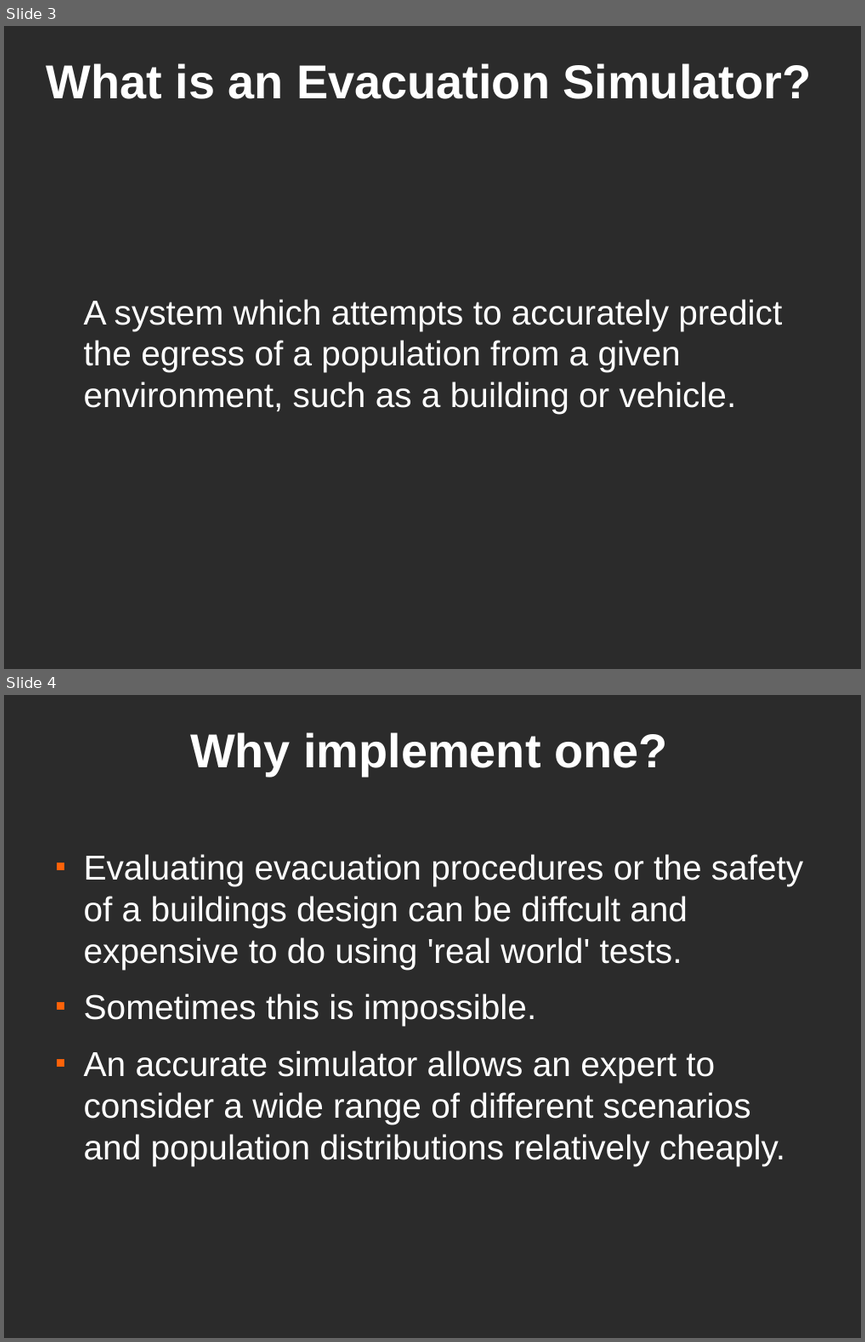
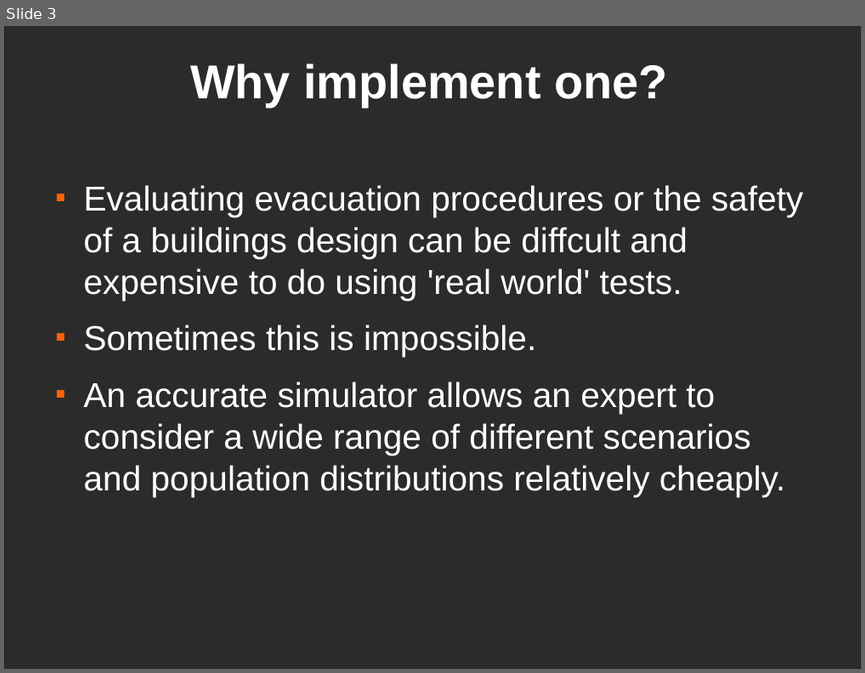
Before and after one commit to dantomosoiu/teamproject, a slide deck: Presentation/TeamProjectPresentation.odp. Shown one above the other, each under a label of ours: slides 3 and 4 before the commit, slide 3 after it. The pictures are 865x1342 and 865x673 pixels, drawn with LibreOffice and Linux fonts; fonts in the diff are those of the drawing; background and template pictures are left out; a plain dark background stands for a picture behind light text. Boxes give left, top, right and bottom in pixels: in the first picture for what was removed or moved away, otherwise in the second. Text is boxed around its words. In the diff, an @@ line names an element or a change of style, - is before the commit and + after.

```diff
--- a/Presentation/TeamProjectPresentation.odp
+++ b/Presentation/TeamProjectPresentation.odp
@@ slide 3 removed at (4, 26, 861, 669), background picture (left out) @@
@@ title removed at (46, 63, 812, 99) @@
-What is an Evacuation Simulator?
@@ text removed at (84, 299, 782, 414) @@
-A system which attempts to accurately predict the egress of a population from a given environment, such as a building or vehicle.
@@ what was slide 4 is now slide 3 @@
```
Also in this commit, not shown: 5 slides changed, 12 slides added.
